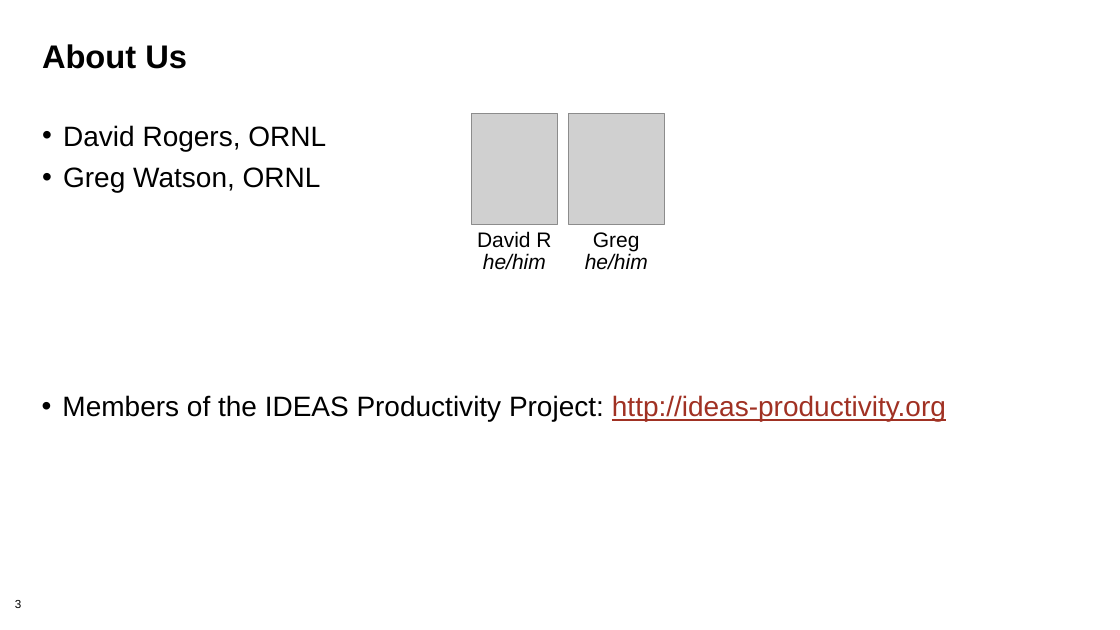
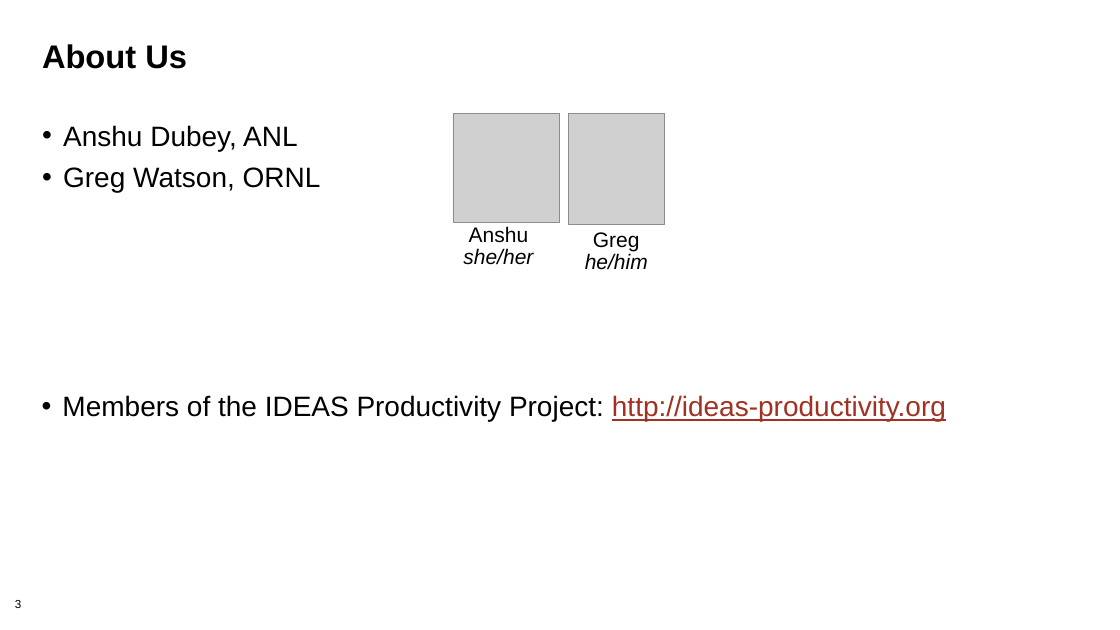
Before and after one commit to bssw-tutorial/presentations, a slide deck: slide 3 of intro.pptx. Drawn at 1120x630 pixels with LibreOffice and Linux fonts; fonts in the diff are those of the drawing; grey boxes stand for pictures; background and template pictures are left out. Boxes give left, top, right and bottom in pixels: in the first picture for what was removed or moved away, otherwise in the second. Text is boxed around its words. In the diff, an @@ line names an element or a change of style, - is before the commit and + after.

```diff
--- a/intro.pptx
+++ b/intro.pptx
@@ picture: place and size @@
-picture at (471,113,557,224)
+picture at (453,113,560,223)
@@ text at (63,125,297,151): text changed @@
-• David Rogers, ORNL
+• Anshu Dubey, ANL
@@ text added at (463,226,533,265), 18 pt, text #000000, italic @@
+Anshu
+she/her
@@ text removed at (477,231,551,270) @@
-David R
-he/him
```
Also in this commit, not shown: 4 other slides changed, 6 other files.
